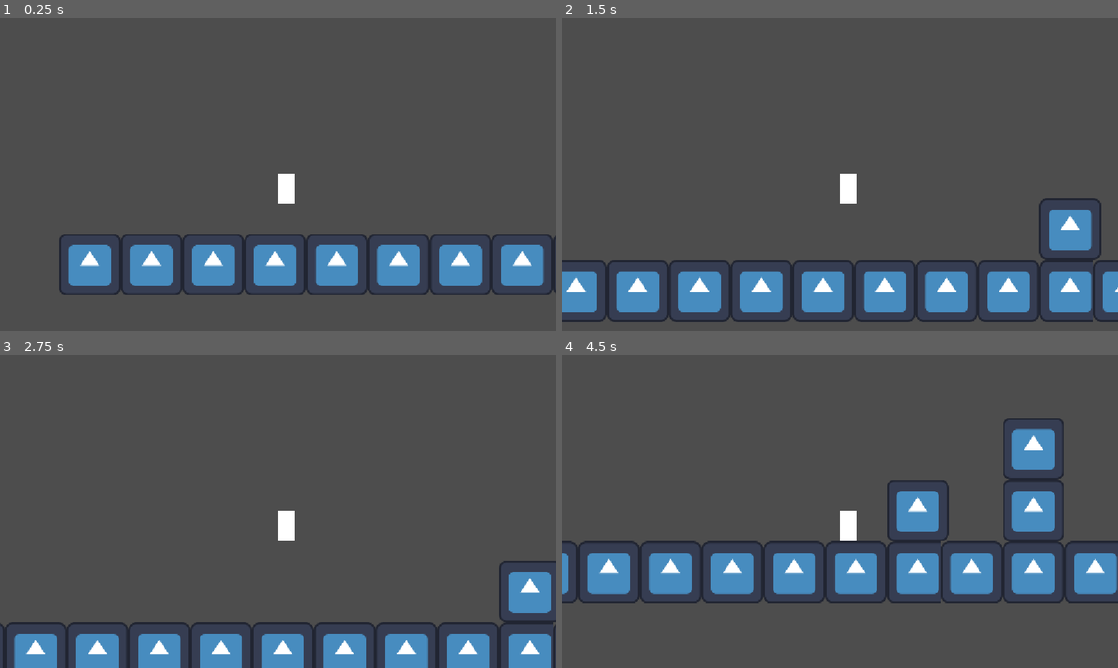
Above: before the commit, frames 1-4 (two rows, left to right).
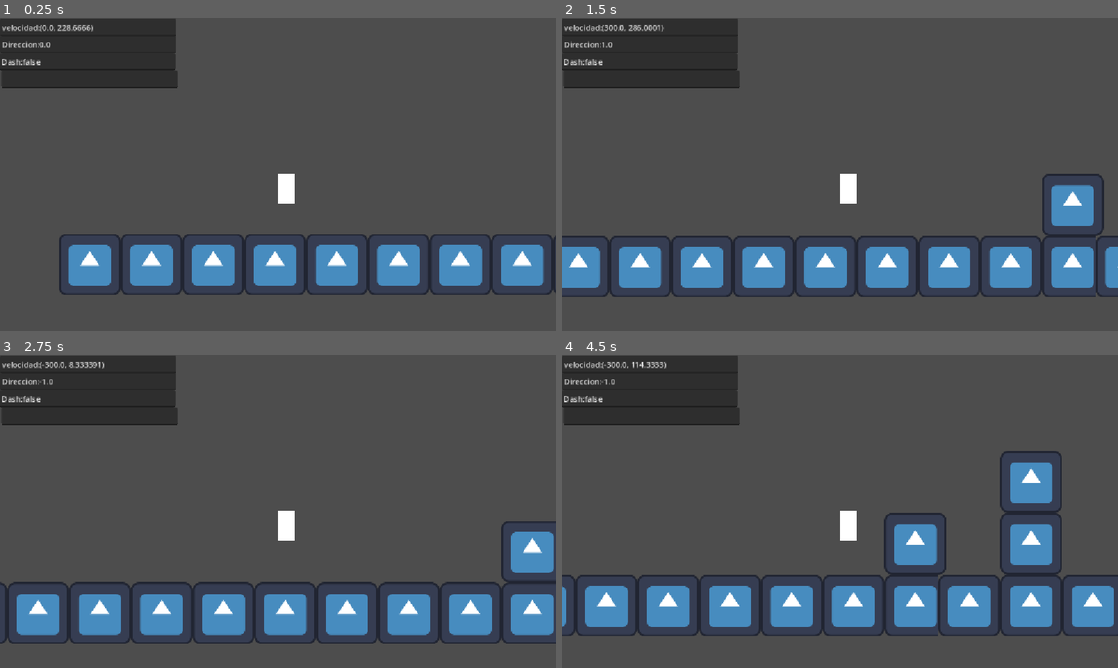
Above: after the commit, the same moments.

Repository: BenjaminLiras/LasAventurasDeGustavo-Liras-Orgnero-Buhler-Cantale
Game: Godot game, scene res://pizo nivel si.tscn
Two runs of this game, one before a commit and one after it. Both use one fixed random seed, a clock stepped at 60 frames per second and the inputs below. The engine's default icon, where the game draws it, is replaced by a stand-in: a white triangle on a blue panel in a dark square.
Inputs:
- Up to frame 1 (0.25 s): no input
- Up to frame 2 (1.5 s): tap Enter (ui_accept) at 0.5, 0.77, 0.8, 1.07, 1.35 s; hold Right (ui_right) from 0.53 s (still down); tap L (dash, bound only after the commit) at 0.6 s
- Up to frame 3 (2.75 s): tap Enter (ui_accept) at 1.52, 1.82, 2.3 s; tap L (dash, bound only after the commit) at 1.55, 2.1 s; release Right (ui_right) at 2.03 s; hold Left (ui_left) from 2.03 s (still down)
- Up to frame 4 (4.5 s): release Left (ui_left) at 2.78 s; hold Right (ui_right) 2.78-4.28 s; tap L (dash, bound only after the commit) at 2.85, 4.35 s; tap Enter (ui_accept) at 3.02, 3.32, 3.6, 3.77, 4.07 s; hold Left (ui_left) from 4.28 s (still down)

The runs differ from the first frame. In frame 1, 6.8% of the frame differs, in the area x 0-32%, y 0-23%; in frame 2, 23%; in frame 3, 27%; in frame 4, 29%, in the area x 0-100%, y 0-90%.

Commit message:
empezada implementacion personaje principal

Diff:
--- /dev/null
+++ b/las-aventuras-de-gustavo/global.gd
@@ -0,0 +1,31 @@
+extends Node
+
+var dash
+var direccion
+var velocidad
+# Called when the node enters the scene tree for the first time.
+func _ready() -> void:
+	pass # Replace with function body.
+
+
+# Called every frame. 'delta' is the elapsed time since the previous frame.
+func _process(delta: float) -> void:
+	pass
+
+func setDireccion(direccionParametro : float) -> void :
+	direccion = direccionParametro
+
+func setVelocidad(velocidadParametro : Vector2) -> void :
+	velocidad = velocidadParametro
+
+func setDash(dashParametro : bool) -> void :
+	dash = dashParametro
+
+func getDireccion() -> float :
+	return direccion
+
+func getVelocidad() -> Vector2 :
+	return velocidad
+
+func getDash() -> bool :
+	return dash
--- a/las-aventuras-de-gustavo/gustavo.gd
+++ b/las-aventuras-de-gustavo/gustavo.gd
@@ -4,13 +4,14 @@
 const SPEED = 300.0
 const JUMP_VELOCITY = -400.0
 var doubleSalto = true
+var direction
+var dashActivo = false
 
 
 func _physics_process(delta: float) -> void:
 	# Add the gravity.
 	if not is_on_floor():
 		velocity += get_gravity() * delta
-
 	# Handle jump.
 	if Input.is_action_just_pressed("ui_accept") and is_on_floor():
 		velocity.y = JUMP_VELOCITY
@@ -19,13 +20,27 @@
 		doubleSalto = false
 	if is_on_floor() and !Input.is_action_just_pressed("ui_accept"):
 		doubleSalto = true
+	direction = Input.get_axis("ui_left", "ui_right")
+	if !dashActivo:
+		if direction:
+			velocity.x = direction * SPEED
+		else:
+			velocity.x = move_toward(velocity.x, 0, SPEED)
+	if Input.is_action_just_pressed("dash"):
+		dash()
+	move_and_slide()
+	Global.setVelocidad(velocity)
+	Global.setDireccion(direction)
+	Global.setDash(dashActivo)
 
-	# Get the input direction and handle the movement/deceleration.
-	# As good practice, you should replace UI actions with custom gameplay actions.
-	var direction := Input.get_axis("ui_left", "ui_right")
-	if direction:
-		velocity.x = direction * SPEED
-	else:
-		velocity.x = move_toward(velocity.x, 0, SPEED)
 
-	move_and_slide()
+
+
+
+func dash() -> void:
+	if !dashActivo:
+		velocity.x = velocity.x + 150
+		dashActivo = true
+	await get_tree().create_timer(3)
+	dashActivo = false
+	velocity = Vector2.ZERO
--- a/las-aventuras-de-gustavo/pizo nivel si.tscn
+++ b/las-aventuras-de-gustavo/pizo nivel si.tscn
@@ -1,6 +1,7 @@
 [gd_scene format=4 uid="uid://bxtggodc55idl"]
 
 [ext_resource type="PackedScene" uid="uid://bolxfxsdhue4p" path="res://Gustavo.tscn" id="1_clll0"]
+[ext_resource type="Script" uid="uid://dgpujt7p0qis5" path="res://pizo_nivel_si.gd" id="1_y8mgb"]
 [ext_resource type="Texture2D" uid="uid://cr5gc707f5hek" path="res://icon.svg" id="2_y8mgb"]
 
 [sub_resource type="TileSetAtlasSource" id="TileSetAtlasSource_w6o3f"]
@@ -136,6 +137,7 @@
 sources/0 = SubResource("TileSetAtlasSource_w6o3f")
 
 [node name="Node2D" type="Node2D" unique_id=651118040]
+script = ExtResource("1_y8mgb")
 
 [node name="TileMap" type="TileMap" parent="." unique_id=848261749]
 tile_set = SubResource("TileSet_0hplv")
@@ -151,3 +153,27 @@
 position = Vector2(454, 361)
 
 [node name="Camera2D" type="Camera2D" parent="CharacterBody2D" unique_id=615469867]
+
+[node name="TextEdit4" type="TextEdit" parent="CharacterBody2D/Camera2D" unique_id=432102330]
+offset_left = -573.0
+offset_top = -215.0
+offset_right = -208.0
+offset_bottom = -179.0
+
+[node name="Dash" type="TextEdit" parent="CharacterBody2D/Camera2D" unique_id=720847248]
+offset_left = -577.0
+offset_top = -251.0
+offset_right = -212.0
+offset_bottom = -215.0
+
+[node name="Direccion" type="TextEdit" parent="CharacterBody2D/Camera2D" unique_id=196914211]
+offset_left = -576.0
+offset_top = -287.0
+offset_right = -211.0
+offset_bottom = -251.0
+
+[node name="Velocidad" type="TextEdit" parent="CharacterBody2D/Camera2D" unique_id=1037082357]
+offset_left = -576.0
+offset_top = -322.0
+offset_right = -211.0
+offset_bottom = -286.0
--- /dev/null
+++ b/las-aventuras-de-gustavo/pizo_nivel_si.gd
@@ -0,0 +1,15 @@
+extends Node2D
+
+
+
+
+# Called when the node enters the scene tree for the first time.
+func _ready() -> void:
+	pass # Replace with function body.
+
+
+# Called every frame. 'delta' is the elapsed time since the previous frame.
+func _process(delta: float) -> void:
+	$CharacterBody2D/Camera2D/Velocidad.text = "velocidad:" + str(Global.getVelocidad())
+	$CharacterBody2D/Camera2D/Dash.text = "Dash:" + str(Global.getDash())
+	$CharacterBody2D/Camera2D/Direccion.text = "Direccion:" + str(Global.getDireccion())
--- a/las-aventuras-de-gustavo/project.godot
+++ b/las-aventuras-de-gustavo/project.godot
@@ -12,8 +12,12 @@
 
 config/name="LasAventurasDeGustavo"
 run/main_scene="uid://bxtggodc55idl"
-config/features=PackedStringArray("4.7", "Forward Plus")
+config/features=PackedStringArray("4.6", "Forward Plus")
 config/icon="res://icon.svg"
+
+[autoload]
+
+Global="*uid://l7npc72qyx0"
 
 [display]
 
@@ -26,6 +30,54 @@
 "res://assets/": "purple"
 }
 
+[input]
+
+ui_accept={
+"deadzone": 0.5,
+"events": [Object(InputEventKey,"resource_local_to_scene":false,"resource_name":"","device":0,"window_id":0,"alt_pressed":false,"shift_pressed":false,"ctrl_pressed":false,"meta_pressed":false,"pressed":false,"keycode":4194309,"physical_keycode":0,"key_label":0,"unicode":0,"location":0,"echo":false,"script":null)
+, Object(InputEventKey,"resource_local_to_scene":false,"resource_name":"","device":0,"window_id":0,"alt_pressed":false,"shift_pressed":false,"ctrl_pressed":false,"meta_pressed":false,"pressed":false,"keycode":4194310,"physical_keycode":0,"key_label":0,"unicode":0,"location":0,"echo":false,"script":null)
+, Object(InputEventKey,"resource_local_to_scene":false,"resource_name":"","device":0,"window_id":0,"alt_pressed":false,"shift_pressed":false,"ctrl_pressed":false,"meta_pressed":false,"pressed":false,"keycode":32,"physical_keycode":0,"key_label":0,"unicode":32,"location":0,"echo":false,"script":null)
+, Object(InputEventKey,"resource_local_to_scene":false,"resource_name":"","device":-1,"window_id":0,"alt_pressed":false,"shift_pressed":false,"ctrl_pressed":false,"meta_pressed":false,"pressed":false,"keycode":0,"physical_keycode":87,"key_label":0,"unicode":119,"location":0,"echo":false,"script":null)
+]
+}
+ui_left={
+"deadzone": 0.5,
+"events": [Object(InputEventKey,"resource_local_to_scene":false,"resource_name":"","device":0,"window_id":0,"alt_pressed":false,"shift_pressed":false,"ctrl_pressed":false,"meta_pressed":false,"pressed":false,"keycode":4194319,"physical_keycode":0,"key_label":0,"unicode":0,"location":0,"echo":false,"script":null)
+, Object(InputEventJoypadButton,"resource_local_to_scene":false,"resource_name":"","device":-1,"button_index":13,"pressure":0.0,"pressed":false,"script":null)
+, Object(InputEventJoypadMotion,"resource_local_to_scene":false,"resource_name":"","device":-1,"axis":0,"axis_value":-1.0,"script":null)
+, Object(InputEventKey,"resource_local_to_scene":false,"resource_name":"","device":-1,"window_id":0,"alt_pressed":false,"shift_pressed":false,"ctrl_pressed":false,"meta_pressed":false,"pressed":false,"keycode":0,"physical_keycode":65,"key_label":0,"unicode":97,"location":0,"echo":false,"script":null)
+]
+}
+ui_right={
+"deadzone": 0.5,
+"events": [Object(InputEventKey,"resource_local_to_scene":false,"resource_name":"","device":0,"window_id":0,"alt_pressed":false,"shift_pressed":false,"ctrl_pressed":false,"meta_pressed":false,"pressed":false,"keycode":4194321,"physical_keycode":0,"key_label":0,"unicode":0,"location":0,"echo":false,"script":null)
+, Object(InputEventJoypadButton,"resource_local_to_scene":false,"resource_name":"","device":-1,"button_index":14,"pressure":0.0,"pressed":false,"script":null)
+, Object(InputEventJoypadMotion,"resource_local_to_scene":false,"resource_name":"","device":-1,"axis":0,"axis_value":1.0,"script":null)
+, Object(InputEventKey,"resource_local_to_scene":false,"resource_name":"","device":-1,"window_id":0,"alt_pressed":false,"shift_pressed":false,"ctrl_pressed":false,"meta_pressed":false,"pressed":false,"keycode":0,"physical_keycode":68,"key_label":0,"unicode":100,"location":0,"echo":false,"script":null)
+]
+}
+ui_up={
+"deadzone": 0.5,
+"events": [Object(InputEventKey,"resource_local_to_scene":false,"resource_name":"","device":0,"window_id":0,"alt_pressed":false,"shift_pressed":false,"ctrl_pressed":false,"meta_pressed":false,"pressed":false,"keycode":4194320,"physical_keycode":0,"key_label":0,"unicode":0,"location":0,"echo":false,"script":null)
+, Object(InputEventJoypadButton,"resource_local_to_scene":false,"resource_name":"","device":-1,"button_index":11,"pressure":0.0,"pressed":false,"script":null)
+, Object(InputEventJoypadMotion,"resource_local_to_scene":false,"resource_name":"","device":-1,"axis":1,"axis_value":-1.0,"script":null)
+, Object(InputEventKey,"resource_local_to_scene":false,"resource_name":"","device":-1,"window_id":0,"alt_pressed":false,"shift_pressed":false,"ctrl_pressed":false,"meta_pressed":false,"pressed":false,"keycode":0,"physical_keycode":87,"key_label":0,"unicode":119,"location":0,"echo":false,"script":null)
+]
+}
+ui_down={
+"deadzone": 0.5,
+"events": [Object(InputEventKey,"resource_local_to_scene":false,"resource_name":"","device":0,"window_id":0,"alt_pressed":false,"shift_pressed":false,"ctrl_pressed":false,"meta_pressed":false,"pressed":false,"keycode":4194322,"physical_keycode":0,"key_label":0,"unicode":0,"location":0,"echo":false,"script":null)
+, Object(InputEventJoypadButton,"resource_local_to_scene":false,"resource_name":"","device":-1,"button_index":12,"pressure":0.0,"pressed":false,"script":null)
+, Object(InputEventJoypadMotion,"resource_local_to_scene":false,"resource_name":"","device":-1,"axis":1,"axis_value":1.0,"script":null)
+, Object(InputEventKey,"resource_local_to_scene":false,"resource_name":"","device":-1,"window_id":0,"alt_pressed":false,"shift_pressed":false,"ctrl_pressed":false,"meta_pressed":false,"pressed":false,"keycode":0,"physical_keycode":83,"key_label":0,"unicode":115,"location":0,"echo":false,"script":null)
+]
+}
+dash={
+"deadzone": 0.2,
+"events": [Object(InputEventKey,"resource_local_to_scene":false,"resource_name":"","device":-1,"window_id":0,"alt_pressed":false,"shift_pressed":false,"ctrl_pressed":false,"meta_pressed":false,"pressed":false,"keycode":0,"physical_keycode":76,"key_label":0,"unicode":108,"location":0,"echo":false,"script":null)
+]
+}
+
 [physics]
 
 3d/physics_engine="Jolt Physics"
Not shown, added: las-aventuras-de-gustavo/global.gd.uid
Not shown, added: las-aventuras-de-gustavo/pizo_nivel_si.gd.uid
